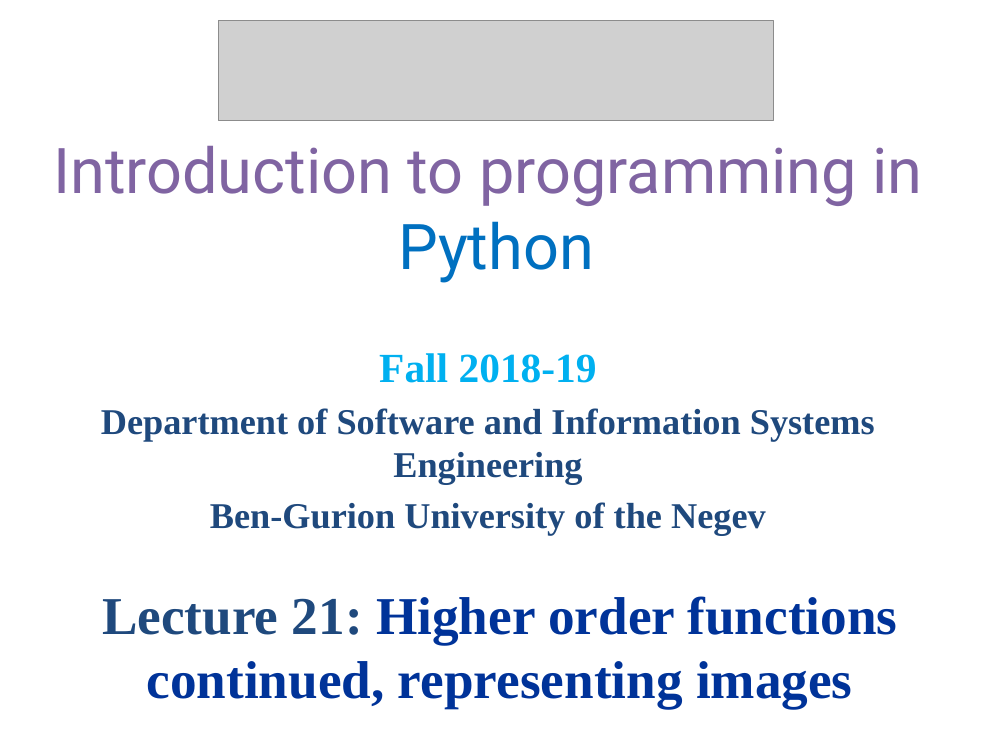
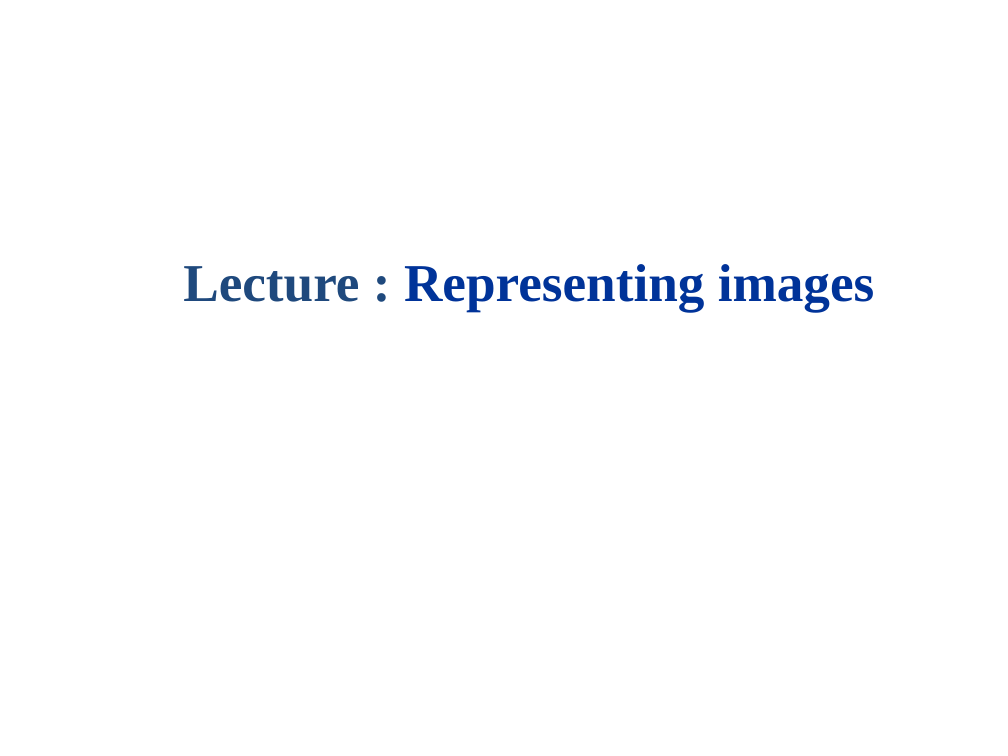
Before and after one commit to AmikoAce/INT, a slide deck: slide 1 of LECTURE_IMAGES.pptx. Drawn at 1008x756 pixels with LibreOffice and Linux fonts; fonts in the diff are those of the drawing; grey boxes stand for pictures. Boxes give left, top, right and bottom in pixels: in the first picture for what was removed or moved away, otherwise in the second. Text is boxed around its words. In the diff, an @@ line names an element or a change of style, - is before the commit and + after.

Commit message:
updated

```diff
--- a/LECTURE_IMAGES.pptx
+++ b/LECTURE_IMAGES.pptx
@@ picture removed at bbox=[218, 21, 773, 121] @@
@@ title removed at bbox=[53, 145, 923, 283] @@
-Introduction to programming in Python
@@ text at bbox=[183, 264, 875, 312]: text changed @@
-Lecture 21: Higher order functions continued, representing images
+Lecture : Representing images
@@ subtitle removed at bbox=[101, 353, 875, 535] @@
-Fall 2018-19
-Department of Software and Information Systems Engineering
-Ben-Gurion University of the Negev
```
